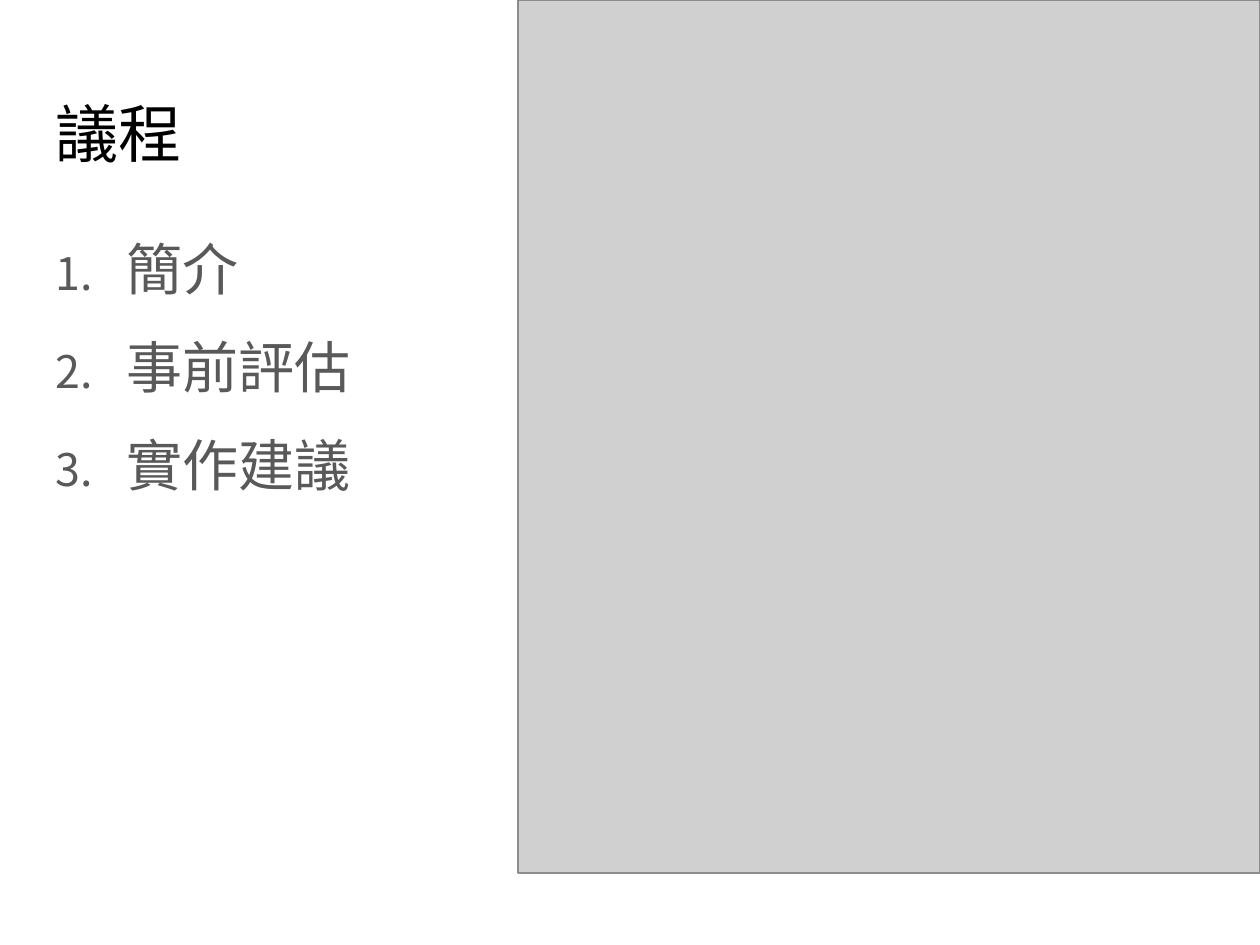
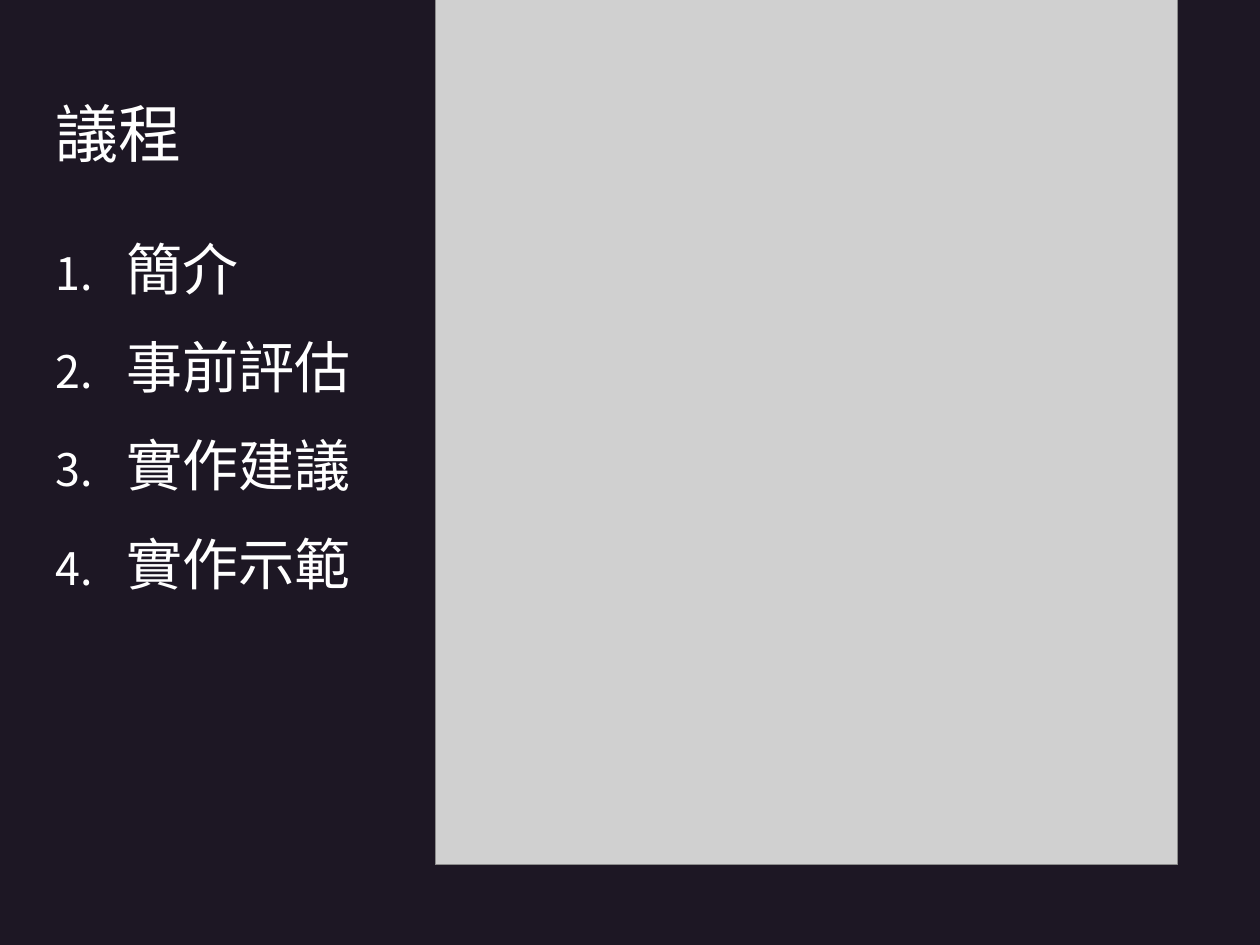
Before and after one commit to Sevenflanks/jcconf-2024-sso-flow-demo, a slide deck: slide 2 of JCC24_slide_Rhys.pptx. Drawn at 1260x945 pixels with LibreOffice and Linux fonts; fonts in the diff are those of the drawing; grey boxes stand for pictures; background and template pictures are left out. Boxes give left, top, right and bottom in pixels: in the first picture for what was removed or moved away, otherwise in the second. Text is boxed around its words. In the diff, an @@ line names an element or a change of style, - is before the commit and + after.

```diff
--- a/JCC24_slide_Rhys.pptx
+++ b/JCC24_slide_Rhys.pptx
@@ background #FFFFFF to #1D1724 @@
@@ picture: place and size @@
-picture at box(518, 0, 1260, 873)
+picture at box(436, 0, 1178, 866)
@@ title "議程" at box(56, 104, 182, 163): text colour #000000 to #FFFFFF @@
@@ text at box(126, 242, 350, 491): text colour #595959 to #FFFFFF in "簡介", "事前評估", "實作建議"; bullet colour #595959 to #FFFFFF @@
@@ text at box(126, 537, 350, 590): paragraph added @@
+4. 實作示範
```
Also in this commit, not shown: 9 other slides changed, 1 slide added.
